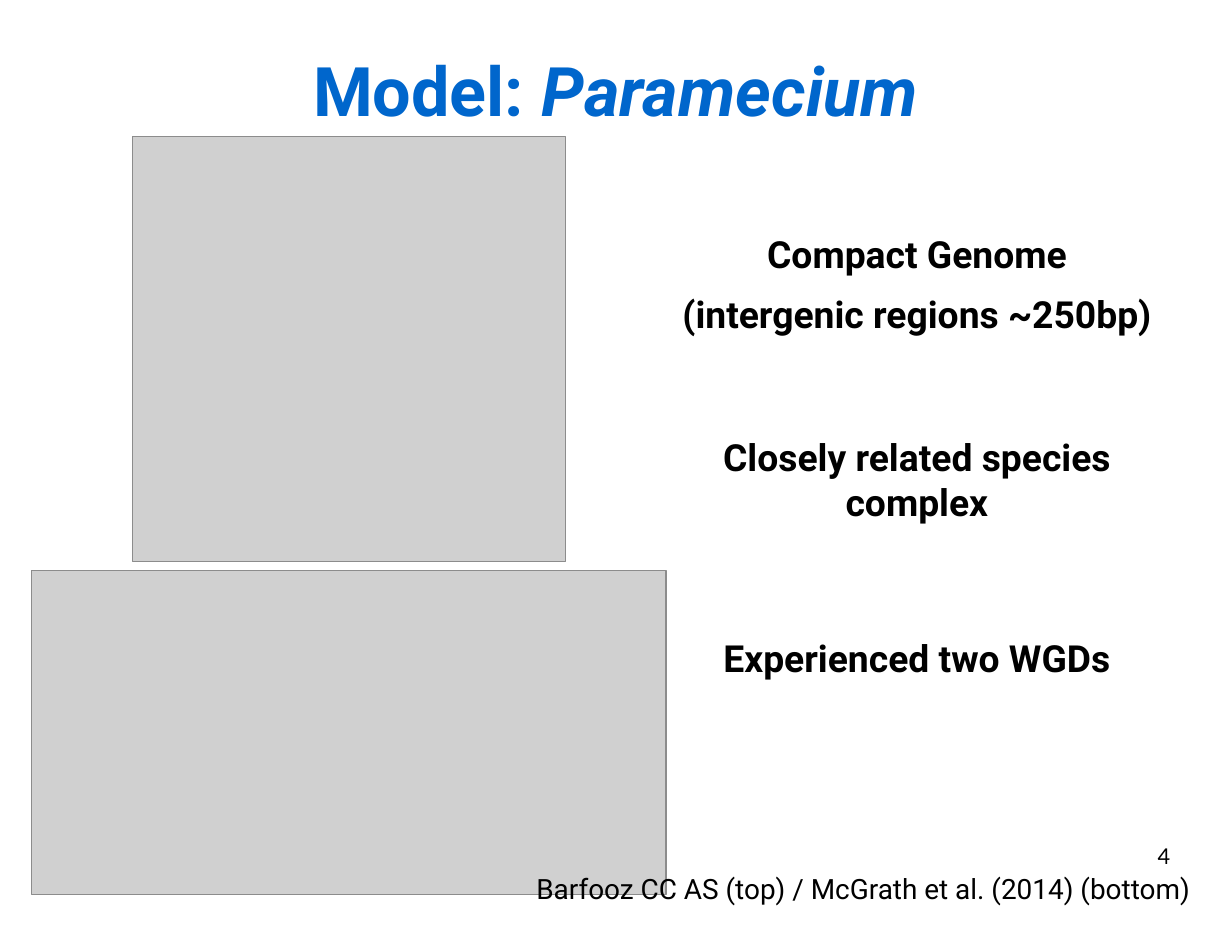
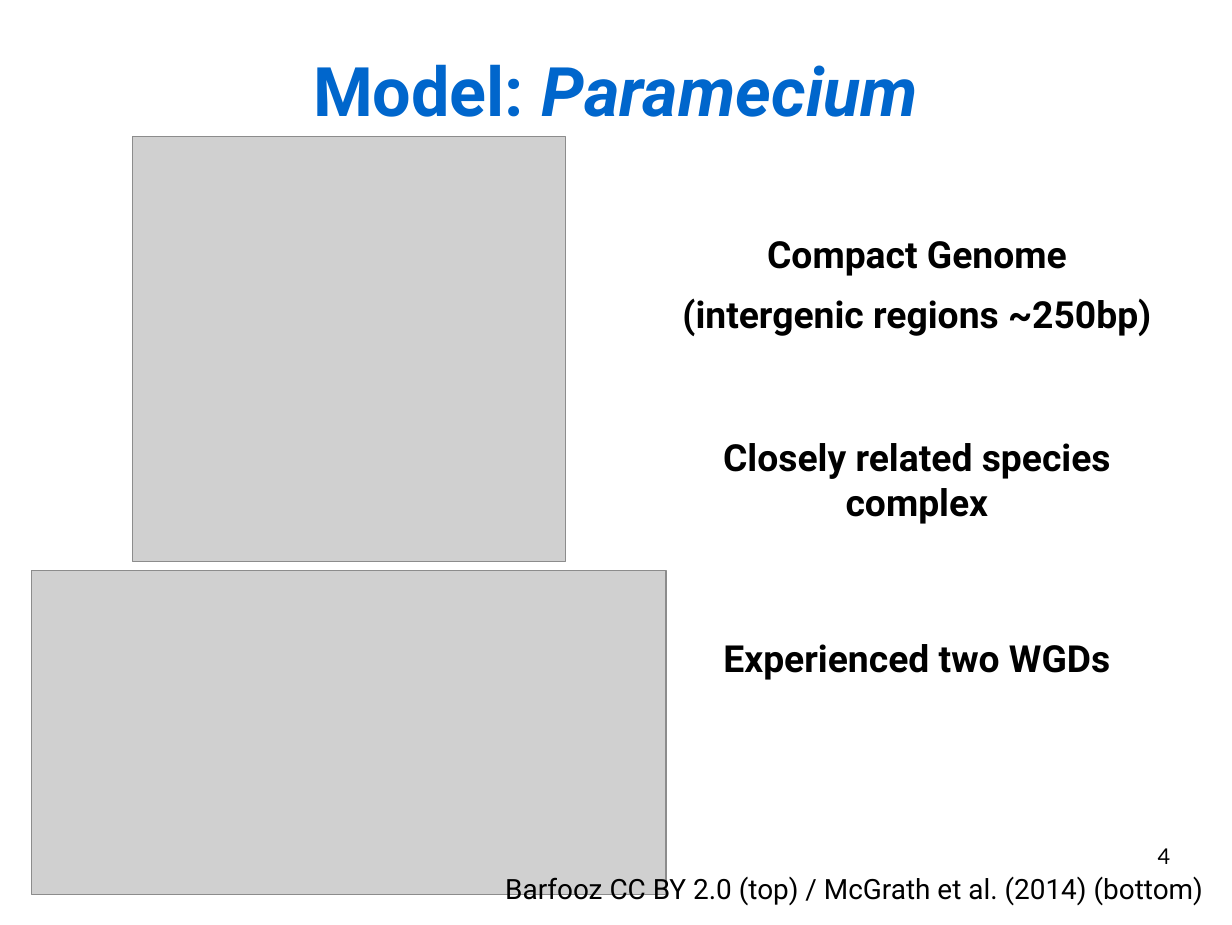
Before and after one commit to Rekyt/lynchlabpresentation2014, a slide deck: slide 4 of LabMeetingPresentation.odp. Drawn at 1232x925 pixels with LibreOffice and Linux fonts; fonts in the diff are those of the drawing; grey boxes stand for pictures. Boxes give left, top, right and bottom in pixels: in the first picture for what was removed or moved away, otherwise in the second. Text is boxed around its words. In the diff, an @@ line names an element or a change of style, - is before the commit and + after.

```diff
--- a/LabMeetingPresentation.odp
+++ b/LabMeetingPresentation.odp
@@ text at <box>505,873,1203,906</box>: text changed @@
-Barfooz CC AS (top) / McGrath et al. (2014) (bottom)
+Barfooz CC BY 2.0 (top) / McGrath et al. (2014) (bottom)
```
Also in this commit, not shown: 3 other slides changed.
